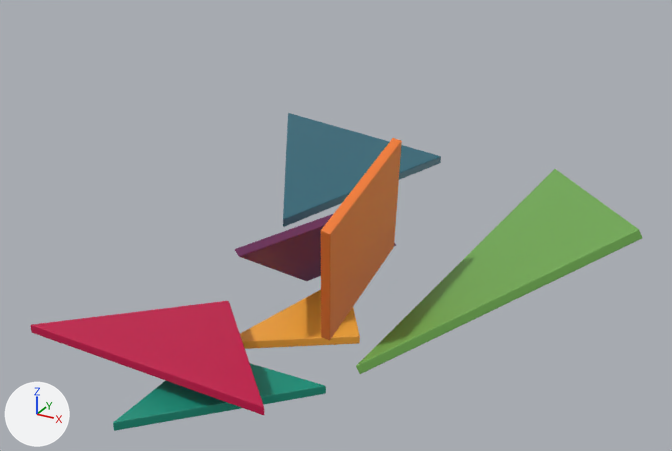
A saved change to the glTF model Tangram_Immo.glb.
Camera for both pictures: a camera (50 mm lens) standing at (4.67, -8.46, 5.23) and looking at (0.22, -0.36, 1.18). The lights are fixed; the arrows at lower left show +X, +Y and +Z. Both versions are drawn at frame 10 of the action 'Scene'; the numbers are the values there.

Script lines for the objects in view, before the commit:
```python
me_plane_002 = bpy.data.meshes.new('Plane.002')
me_plane_002.from_pydata(...)  # 42 vertices, 80 faces; spans x -0.69..1.37, y -2.06..2.06, z 0.0..0.1
me_plane_002.materials.append(mat_material1)  # dark cyan #286778
me_plane_006 = bpy.data.meshes.new('Plane.006')
me_plane_006.from_pydata(...)  # 56 vertices, 108 faces; spans x -1.03..1.03, y -1.03..1.03, z 0.0..0.1
me_plane_006.materials.append(mat_material6)  # orange #f57d2e
me_plane_008 = bpy.data.meshes.new('Plane.008')
me_plane_008.from_pydata(...)  # 42 vertices, 80 faces; spans x -2.06..2.06, y -1.37..0.69, z 0.0..0.1
me_plane_008.materials.append(mat_material2)  # green #73af53
ob_plane_001 = bpy.data.objects.new('Plane.001', me_plane_002)
ob_plane_001.location = (-0.944, 1.796, 0.994)
ob_plane_001.rotation_euler = (0.0, 0.0, 0.536)  # degrees (0, 0, 31)
ob_plane_005 = bpy.data.objects.new('Plane.005', me_plane_006)
ob_plane_005.location = (0.969, -1.135, 1.468)
ob_plane_005.rotation_euler = (-1.205, -1.073, 1.29)  # degrees (-69, -61, 74)
ob_plane_007 = bpy.data.objects.new('Plane.007', me_plane_008)
ob_plane_007.location = (2.17, 0.076, 1.089)
ob_plane_007.rotation_euler = (-0.445, -0.2, 1.41)  # degrees (-25, -11, 81)
# also in view: 'Plane.002' at (-0.69, -1.94, 0.38); 'Plane.003' at (-0.1, -0.04, 0.72); 'Plane' at (0.1, -2.43, 0.05); 'Plane.004' at (0.08, -0.48, 0.05)
```
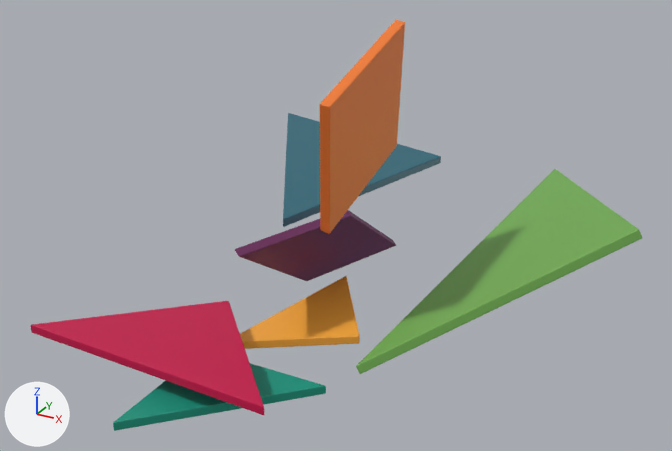
What differs and where, as boxes (x1, y1, x2, y2) in the pictures (672 x 451 px):
'Plane.005', moved
    before: (321, 138, 402, 340)
    after: (320, 20, 405, 234)

The change in detail:
Object 'Plane.005' (ob_plane_005) moves from (0.969, -1.135, 1.468) to (0.969, -1.135, 2.604).
